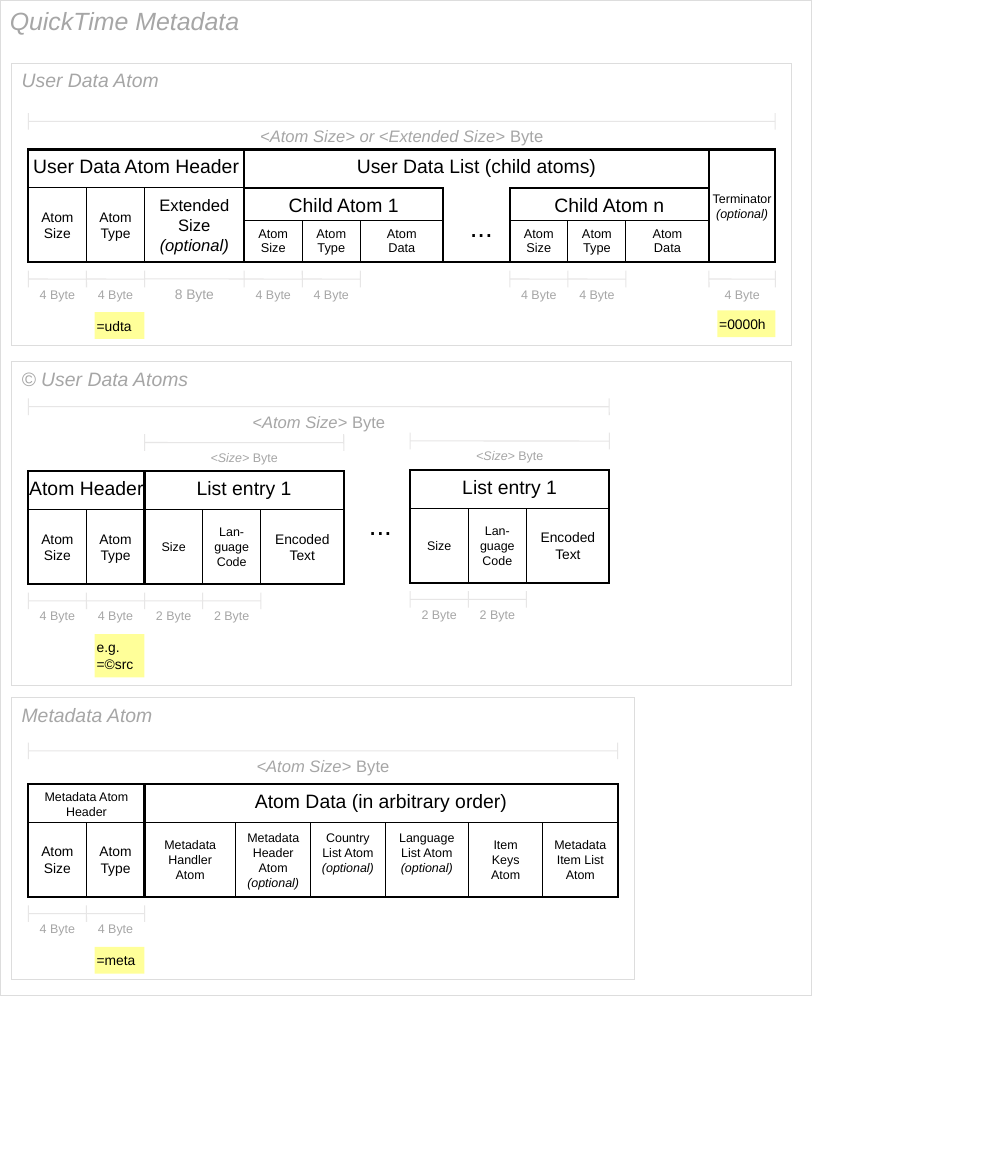
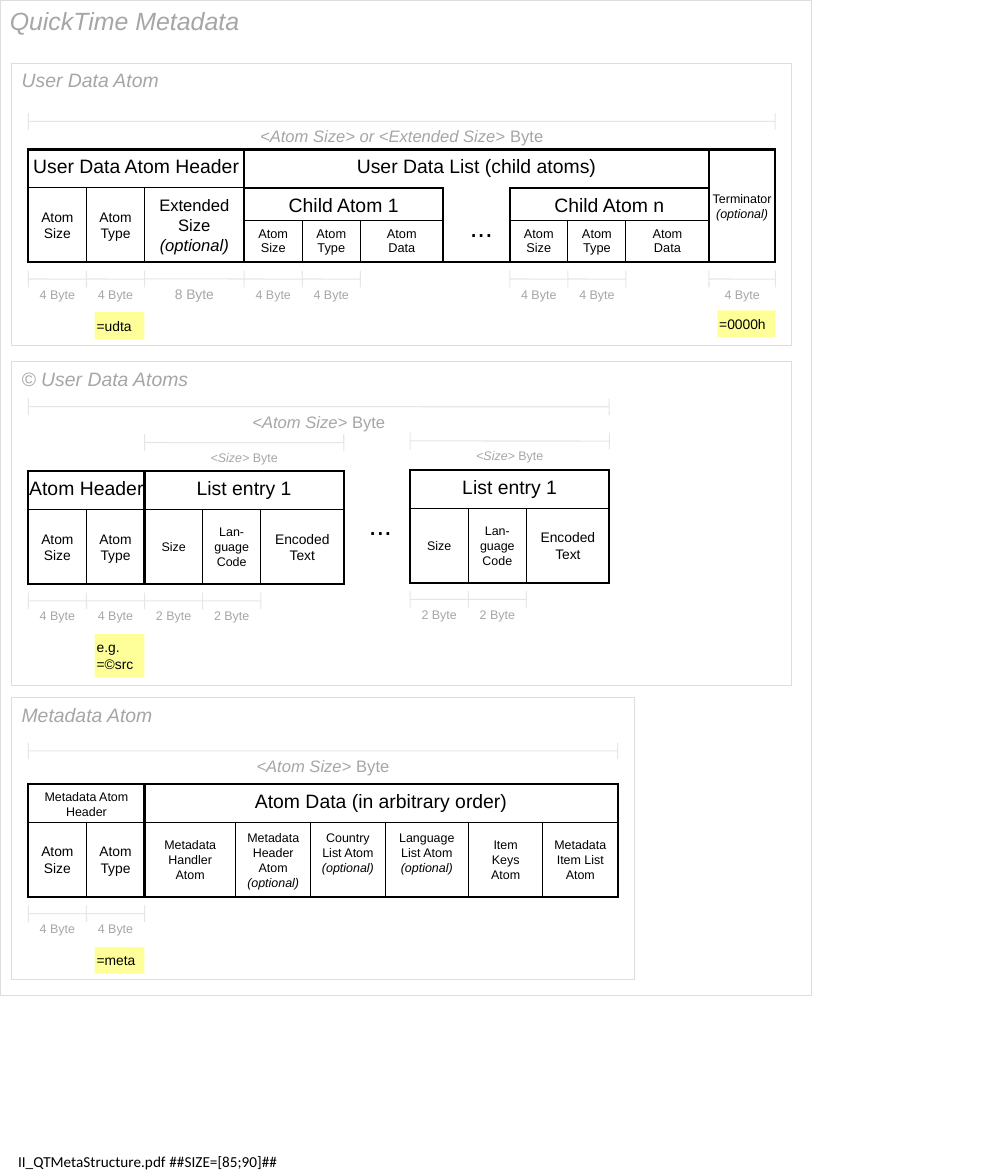
Before and after one commit to jebbard/jMeta, a slide deck: slide 7 of jMetaDocs/DesignConcept/figures/FiguresBig.ppt. Drawn at 996x1176 pixels with LibreOffice and Linux fonts; fonts in the diff are those of the drawing. Boxes give left, top, right and bottom in pixels: in the first picture for what was removed or moved away, otherwise in the second. Text is boxed around its words. In the diff, an @@ line names an element or a change of style, - is before the commit and + after.

```diff
--- a/jMetaDocs/DesignConcept/figures/FiguresBig.ppt
+++ b/jMetaDocs/DesignConcept/figures/FiguresBig.ppt
@@ text added at box(18, 1156, 277, 1170), 11 pt, text #000000 @@
+II_QTMetaStructure.pdf ##SIZE=[85;90]##
```
Also in this commit, not shown: 8 other slides changed, 46 other files.
